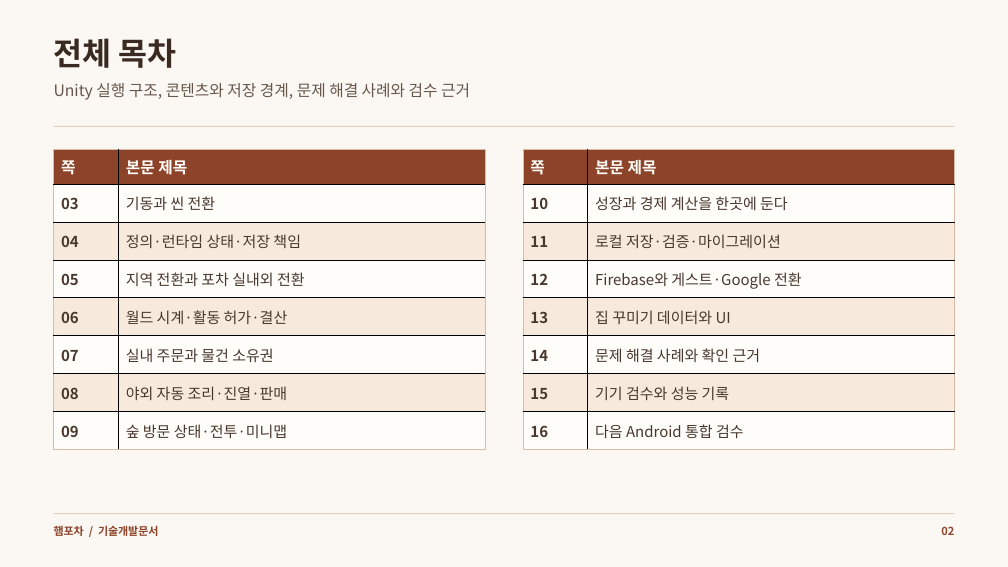
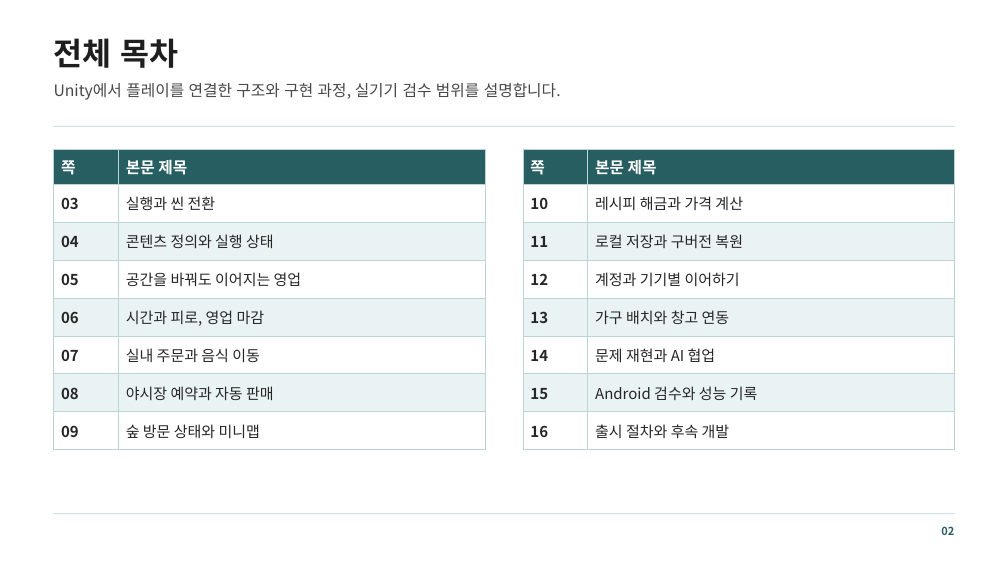
Before and after one commit to mjoon31/mjoon31, a slide deck: slide 2 of docs/assets/resources/ham-pocha/technical-development.pptx. Drawn at 1008x567 pixels with LibreOffice and Linux fonts; fonts in the diff are those of the drawing. Boxes give left, top, right and bottom in pixels: in the first picture for what was removed or moved away, otherwise in the second. Text is boxed around its words. In the diff, an @@ line names an element or a change of style, - is before the commit and + after.

```diff
--- a/docs/assets/resources/ham-pocha/technical-development.pptx
+++ b/docs/assets/resources/ham-pocha/technical-development.pptx
@@ background #FBF8F3 to #FFFFFF @@
@@ text "전체 목차" at [54, 38, 178, 68]: text colour #3B2A22 to #1E1E1E @@
@@ text at [54, 83, 561, 100]: text changed; text colour #67574B to #484848 @@
-Unity 실행 구조, 콘텐츠와 저장 경계, 문제 해결 사례와 검수 근거
+Unity에서 플레이를 연결한 구조와 구현 과정, 실기기 검수 범위를 설명합니다.
@@ rectangle at [54, 126, 955, 127]: fill #D8BCA7 to #BCD4D5 @@
@@ table at [54, 150, 485, 450] @@
-row 2, column 2: 기동과 씬 전환
+row 2, column 2: 실행과 씬 전환
-row 3, column 2: 정의·런타임 상태·저장 책임
+row 3, column 2: 콘텐츠 정의와 실행 상태
-row 4, column 2: 지역 전환과 포차 실내외 전환
+row 4, column 2: 공간을 바꿔도 이어지는 영업
-row 5, column 2: 월드 시계·활동 허가·결산
+row 5, column 2: 시간과 피로, 영업 마감
-row 6, column 2: 실내 주문과 물건 소유권
+row 6, column 2: 실내 주문과 음식 이동
-row 7, column 2: 야외 자동 조리·진열·판매
+row 7, column 2: 야시장 예약과 자동 판매
-row 8, column 2: 숲 방문 상태·전투·미니맵
+row 8, column 2: 숲 방문 상태와 미니맵
@@ fill #8C4329 to #265E62 in row 1 @@
@@ fill #FFFDF9 to #FFFFFF in 8 cells @@
@@ fill #F7EADD to #E9F3F3 in 6 cells @@
@@ text colour #FFFDF9 to #FFFFFF in "쪽", "본문 제목" @@
@@ text colour #48372D to #262626 in "03", "04", "05", "06" and 3 more places @@
@@ borders changed @@
@@ table at [523, 150, 955, 450] @@
-row 2, column 2: 성장과 경제 계산을 한곳에 둔다
+row 2, column 2: 레시피 해금과 가격 계산
-row 3, column 2: 로컬 저장·검증·마이그레이션
+row 3, column 2: 로컬 저장과 구버전 복원
-row 4, column 2: Firebase와 게스트·Google 전환
+row 4, column 2: 계정과 기기별 이어하기
-row 5, column 2: 집 꾸미기 데이터와 UI
+row 5, column 2: 가구 배치와 창고 연동
-row 6, column 2: 문제 해결 사례와 확인 근거
+row 6, column 2: 문제 재현과 AI 협업
-row 7, column 2: 기기 검수와 성능 기록
+row 7, column 2: Android 검수와 성능 기록
-row 8, column 2: 다음 Android 통합 검수
+row 8, column 2: 출시 절차와 후속 개발
@@ fill #8C4329 to #265E62 in row 1 @@
@@ fill #FFFDF9 to #FFFFFF in 8 cells @@
@@ fill #F7EADD to #E9F3F3 in 6 cells @@
@@ text colour #FFFDF9 to #FFFFFF in "쪽", "본문 제목" @@
@@ text colour #48372D to #262626 in "10", "11", "12", "13" and 3 more places @@
@@ borders changed @@
@@ rectangle at [54, 513, 955, 514]: fill #D8BCA7 to #BCD4D5 @@
@@ text removed at [54, 525, 158, 536] @@
-햄포차 / 기술개발문서
@@ text "02" at [941, 526, 954, 535]: text colour #8C4329 to #265E62 @@
```
Also in this commit, not shown: 15 other slides changed, 9 other files.
